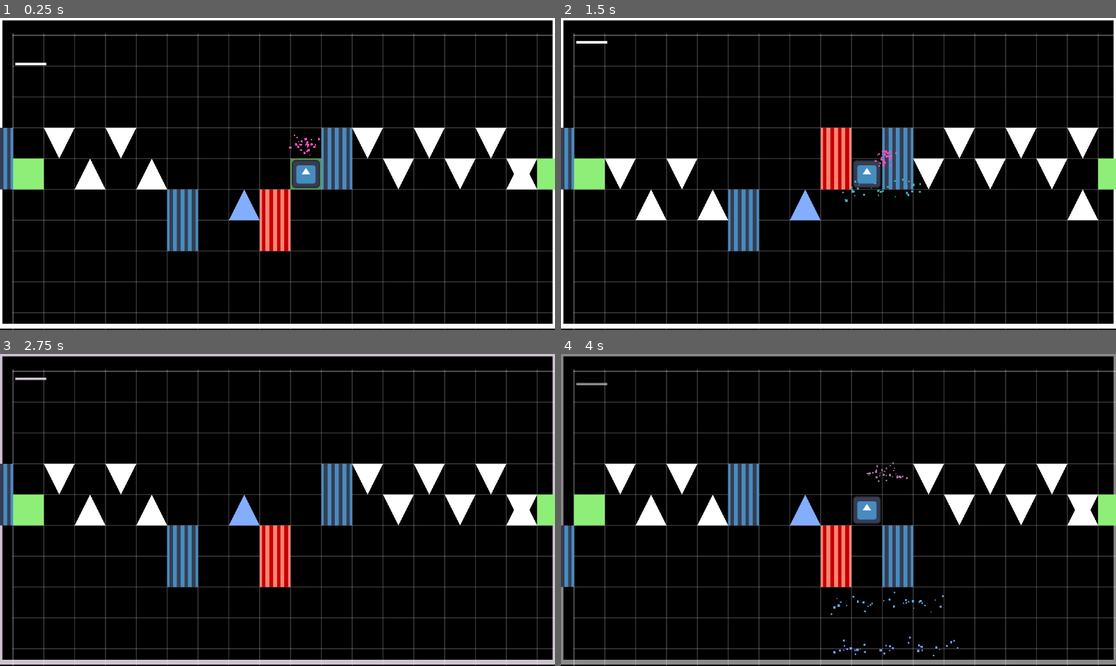
Above: before the commit, frames 1-4 (two rows, left to right).
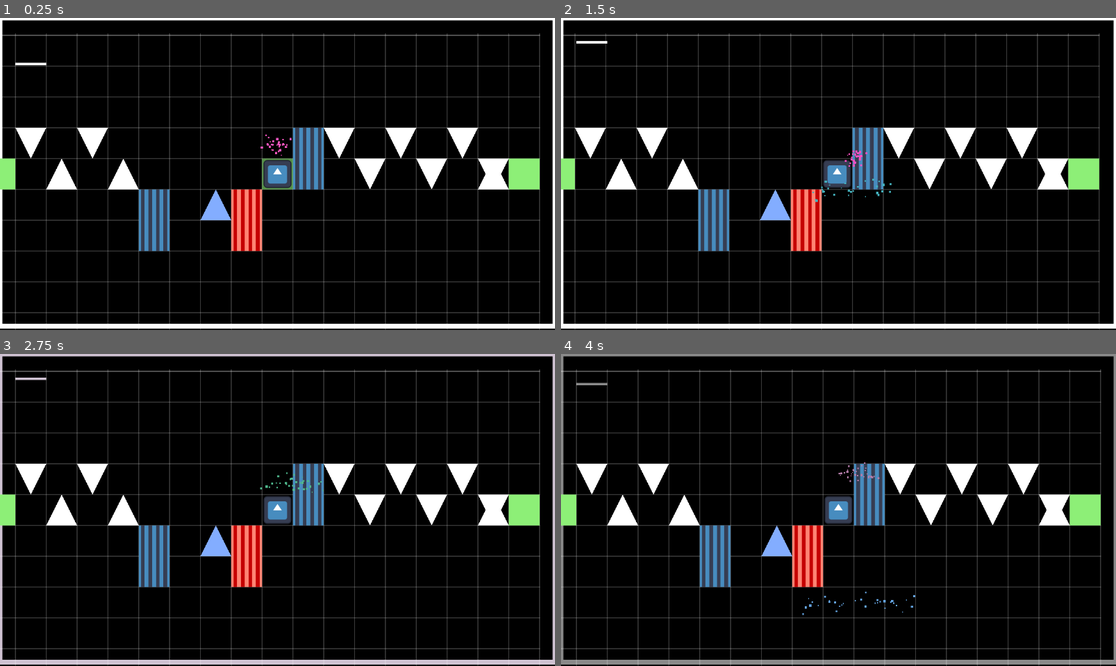
Above: after the commit, the same moments.

Repository: pradoh97/square-jam
Game: Godot game, scene res://levels/test_level.tscn
Same seed, same stepped clock (60 frames per second), same inputs: the game is played once before the commit and once after it. The engine's default icon, where the game draws it, is replaced by a stand-in: a white triangle on a blue panel in a dark square.
Inputs:
- Up to frame 1 (0.25 s): no input
- Up to frame 2 (1.5 s): tap D (move) at 0.6, 1.35 s
- Up to frame 3 (2.75 s): tap D (move) at 2.1 s
- Up to frame 4 (4 s): tap D (move) at 2.85, 3.6 s

The runs differ from the first frame. In frame 1, 20% of the frame differs, in the area x 0-100%, y 4-100%; in frame 2, 16%; in frame 3, 20%; in frame 4, 21%.
Error after the commit: Cannot call method 'get_children' on a null value. (res://levels/level.gd:21)

Commit message:
Remove right limit, add level sections

Diff:
--- a/levels/level.gd
+++ b/levels/level.gd
@@ -3,15 +3,12 @@
 # Nice values: 50, 70, 110
 @export var bpm: float = 70.0
 @export var movement_step: int = 64
-@export var screen_left_limit: int = -576
-@export var screen_right_limit: int = 1125
+@export var screen_left_limit: int = 0
 var blacks_duration: float = 0.0
-
 
 func _ready():
 	$Player/Camera2D.limit_enabled = true
 	$Player/Camera2D.limit_left = screen_left_limit
-	$Player/Camera2D.limit_right = screen_right_limit
 	var seconds_in_minute = 60
 	blacks_duration = seconds_in_minute/bpm
 	$Blacks.wait_time = blacks_duration
@@ -21,9 +18,9 @@
 
 	$Grid.draw(movement_step)
 
-	for hazard: Hazard in $Hazards.get_children():
-		hazard.blacks_duration = blacks_duration
-		$Blacks.timeout.connect(hazard._on_blacks_timeout)
-		hazard.set_timers()
-	for check_point: CheckPoint in $CheckPoints.get_children():
-		check_point.body_entered.connect(func(_body): $Player.respawn_position = check_point.global_position)
+	for section: LevelSection in $LevelSections.get_children():
+		section.connect_hazards_to_beat(blacks_duration, $Blacks)
+		section.register_checkpoints($Player)
+
+func get_player() -> Player:
+	return $Player
